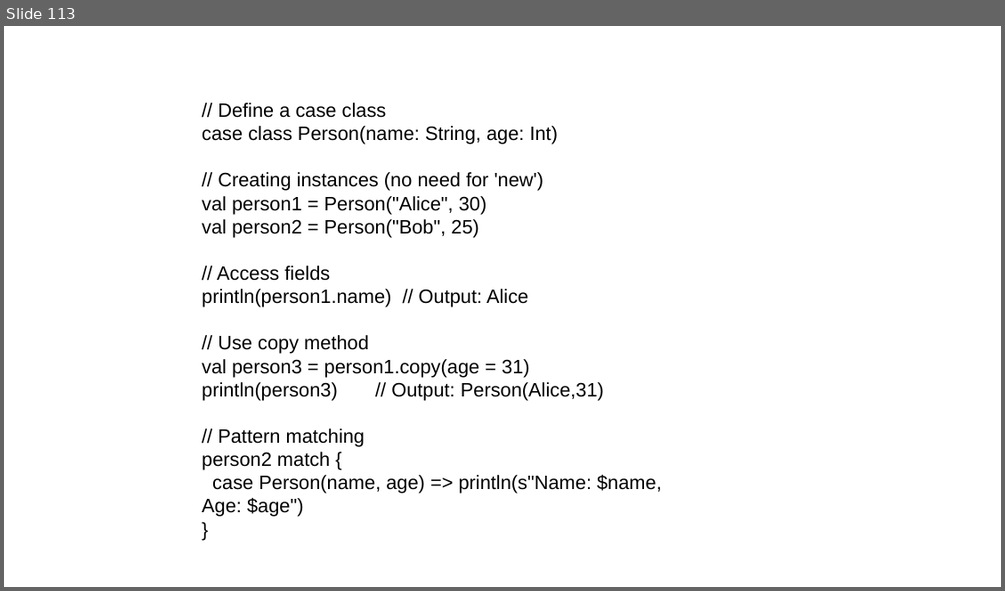
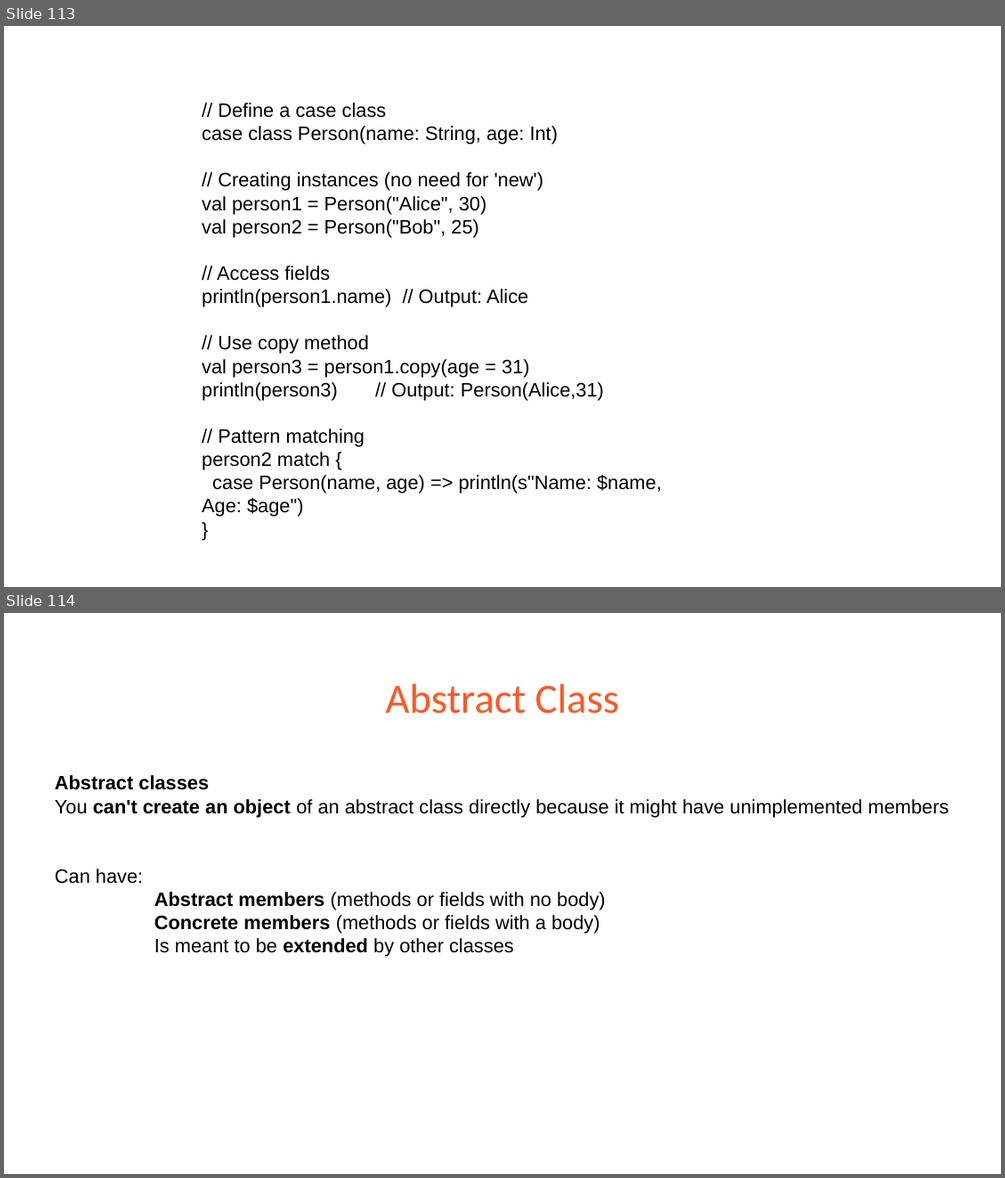
Before and after one commit to babjeereddy/scala, a slide deck: Scala.pptx. Shown one above the other, each under a label of ours: slide 113 before the commit, slides 113 and 114 after it. The pictures are 1005x591 and 1005x1178 pixels, drawn with LibreOffice and Linux fonts; fonts in the diff are those of the drawing. Boxes give left, top, right and bottom in pixels: in the first picture for what was removed or moved away, otherwise in the second. Text is boxed around its words. In the diff, an @@ line names an element or a change of style, - is before the commit and + after.

```diff
--- a/Scala.pptx
+++ b/Scala.pptx
@@ slide 114 added at [4,613,1001,1174], background #FFFFFF @@
@@ title added at [386,683,619,714], 30 pt, text #FF5722 @@
+Abstract Class
@@ text added at [55,775,949,957], 14 pt, text #000000 @@
+Abstract classes
+You can't create an object of an abstract class directly because it might have unimplemented members
+Can have:
+Abstract members (methods or fields with no body)
+Concrete members (methods or fields with a body)
+Is meant to be extended by other classes
```
Also in this commit, not shown: 2 other slides added.
